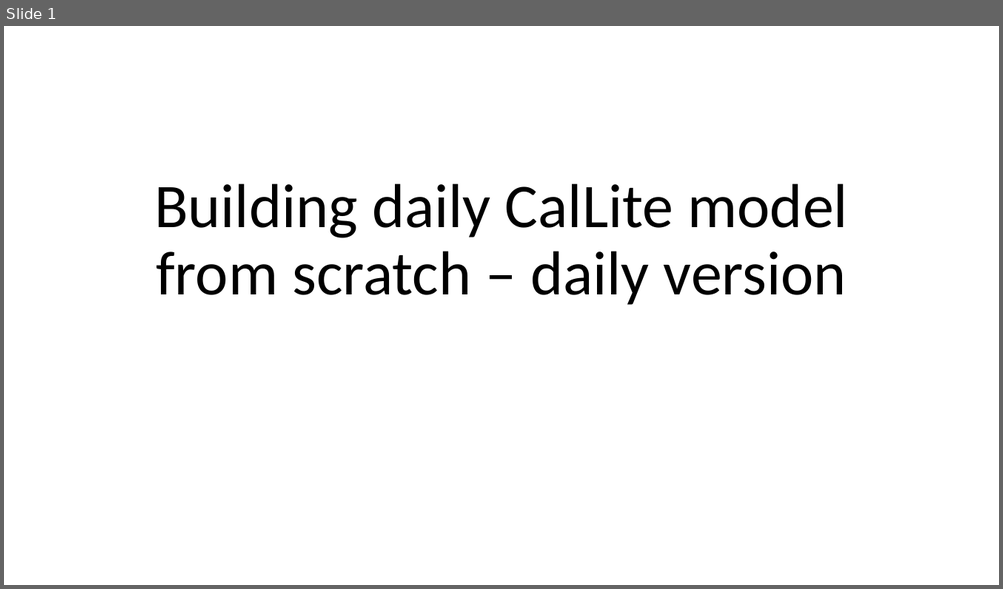
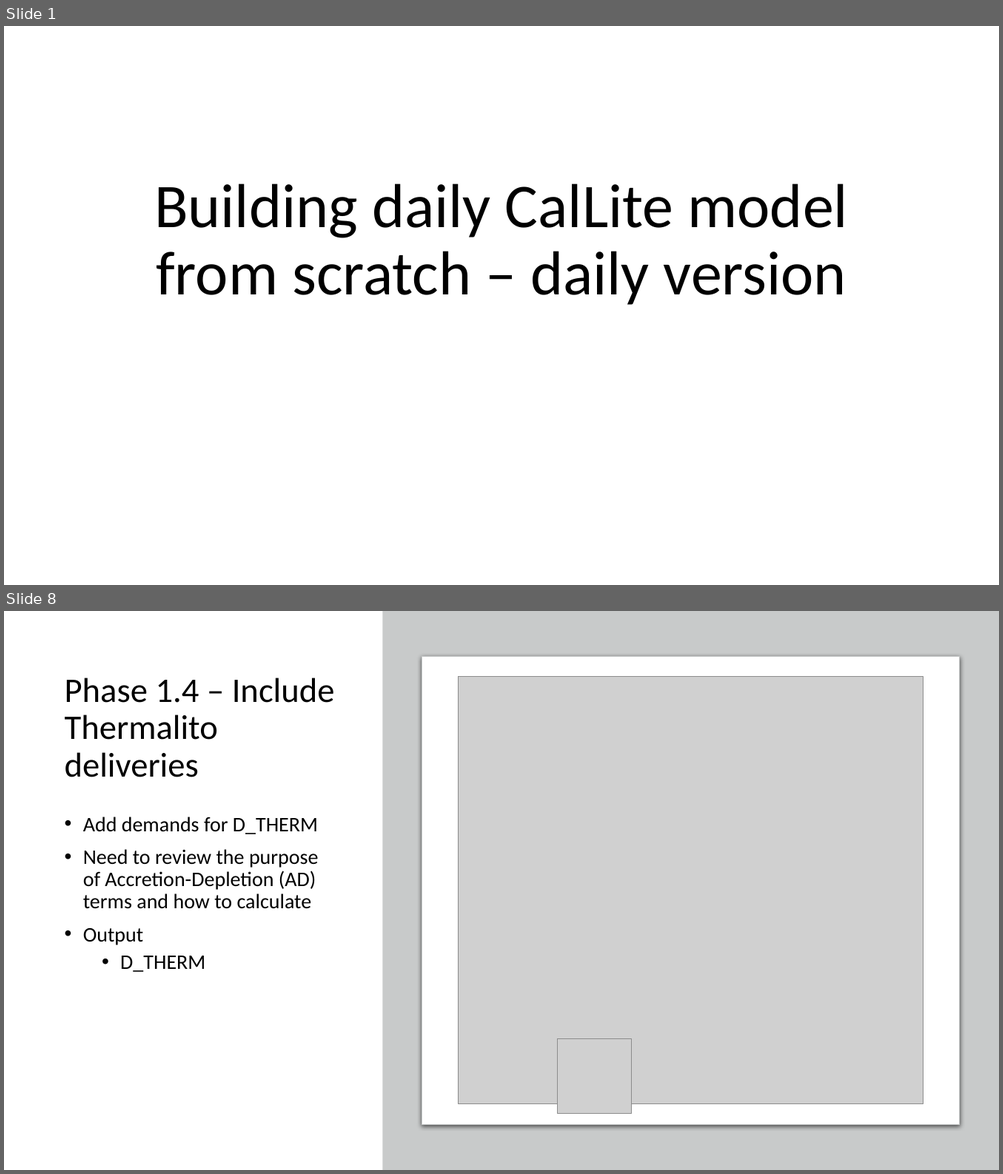
Before and after one commit to nsosorio/DailyCalLiteModel, a slide deck: Building daily CalLite model from scratch – daily.pptx. Shown one above the other, each under a label of ours: slide 1 before the commit, slides 1 and 8 after it; the slides between them are not shown. The pictures are 1003x589 and 1003x1174 pixels, drawn with LibreOffice and Linux fonts; fonts in the diff are those of the drawing; grey boxes stand for pictures. Boxes give left, top, right and bottom in pixels: in the first picture for what was removed or moved away, otherwise in the second. Text is boxed around its words. In the diff, an @@ line names an element or a change of style, - is before the commit and + after.

```diff
--- a/Building daily CalLite model from scratch – daily.pptx
+++ b/Building daily CalLite model from scratch – daily.pptx
@@ slide 8 added at [4, 611, 999, 1170], background #FFFFFF @@
@@ rectangle added at [382, 611, 999, 1170], fill #C8CACA @@
@@ rounded rectangle added at [422, 657, 959, 1125], fill #FFFFFF, outline #C8CACA 0.75 pt @@
@@ picture added at [458, 677, 923, 1104] @@
@@ title added at [65, 678, 335, 777], 33.3 pt, text #000000 @@
+Phase 1.4 – Include Thermalito deliveries
@@ text added at [83, 817, 318, 972], 20 pt, text #000000 @@
+• Add demands for D_THERM
+• Need to review the purpose of Accretion-Depletion (AD) terms and how to calculate
+• Output
+  • D_THERM
@@ picture added at [557, 1039, 632, 1114] @@
```
Also in this commit, not shown: 2 slides changed, 6 other slides added, 45 other files.
